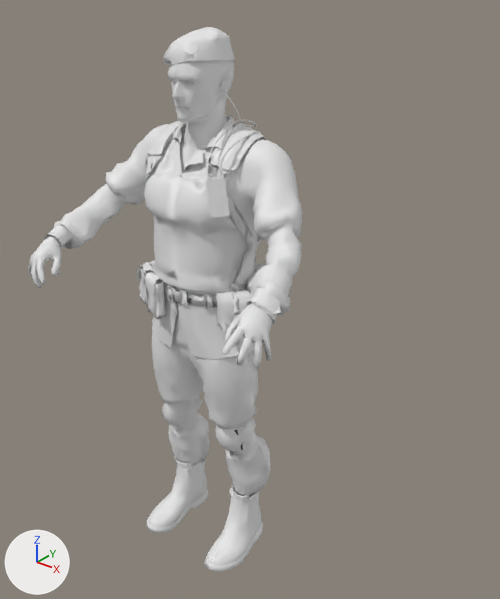
The OBJ model UnityGame/Models/Characters/RedBeret.obj: old version first, new version second.
One viewpoint serves both versions: a camera (50 mm lens) standing at (1.419, -1.577, 1.958) and looking at (0.154, 0.004, 0.978). Arrows for +X, +Y and +Z are at lower left; the lights stay in place. The picture after the commit comes second. Where no turn or scale is listed for an object, it has been applied to the vertices.

In view in the first picture: 'RedBeret'.
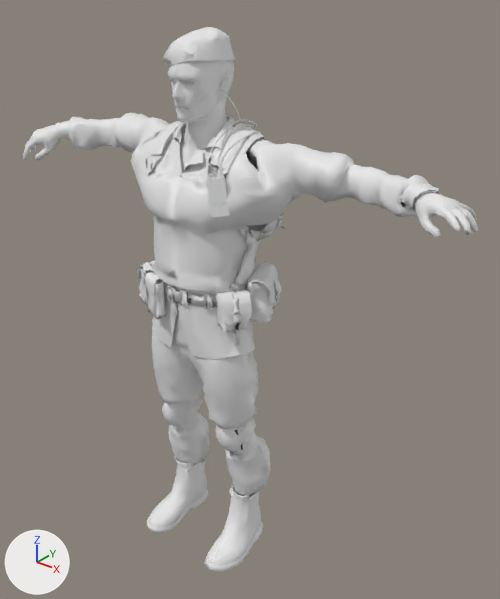
Pixel boxes (x1, y1, x2, y2) of what changed, in the pictures (500 x 599 px; the box of a moved part takes in the faces that stretch with it):
'RedBeret', reshaped (66% wider): before (28, 27, 302, 572); after (23, 27, 478, 572)
part 1 of me_redberet, moved or reshaped: before (28, 236, 62, 288); after (23, 125, 60, 161)
part 2 of me_redberet, added: after (413, 192, 478, 238)
part 3 of me_redberet, deleted: before (222, 302, 273, 369)
part 4 of me_redberet, moved or reshaped: before (44, 121, 302, 324); after (55, 113, 441, 244)

The change, as a list of edits to the scene's bpy script:
```text
Change me_redberet:
    used by ob_redberet; location = (0.0, 0.0, 0.0)
    remove me_redberet.from_pydata(...)  # 11407 vertices, 22000 faces; spans x -0.41..0.54, y -0.49..0.24, z 0.0..1.8
    add me_redberet.from_pydata(...)  # 11403 vertices, 21997 faces; spans x -0.77..0.87, y -0.26..0.24, z 0.0..1.8
    me_redberet part 1: the loose piece of 329 vertices spanning x -0.39..-0.27, y -0.47..-0.34, z 1.04..1.19 is multiplied about its middle by the matrix ((0.534, 0.613, 0.582), (-0.59, 0.763, -0.263), (-0.606, -0.203, 0.769)), then moved by (-0.36, 0.29, 0.27)
    me_redberet part 2: a new loose piece of 338 vertices spanning x 0.69..0.87, y -0.11..0.02, z 1.37..1.45
    me_redberet part 3: the loose piece of 339 vertices spanning x 0.42..0.54, y -0.49..-0.32, z 1.06..1.21 is deleted
    me_redberet part 4: 314 vertices moved from x -0.35..0.44, y -0.2..0.13, z 1.2..1.51 to x -0.4..0.55, y -0.2..0.13, z 1.2..1.51; 631 vertices removed from x -0.41..0.52, y -0.37..0.13, z 1.01..1.51; 629 vertices added at x -0.68..0.76, y -0.19..0.1, z 1.25..1.51
    other edits to the shape of me_redberet do not show in these pictures
```
